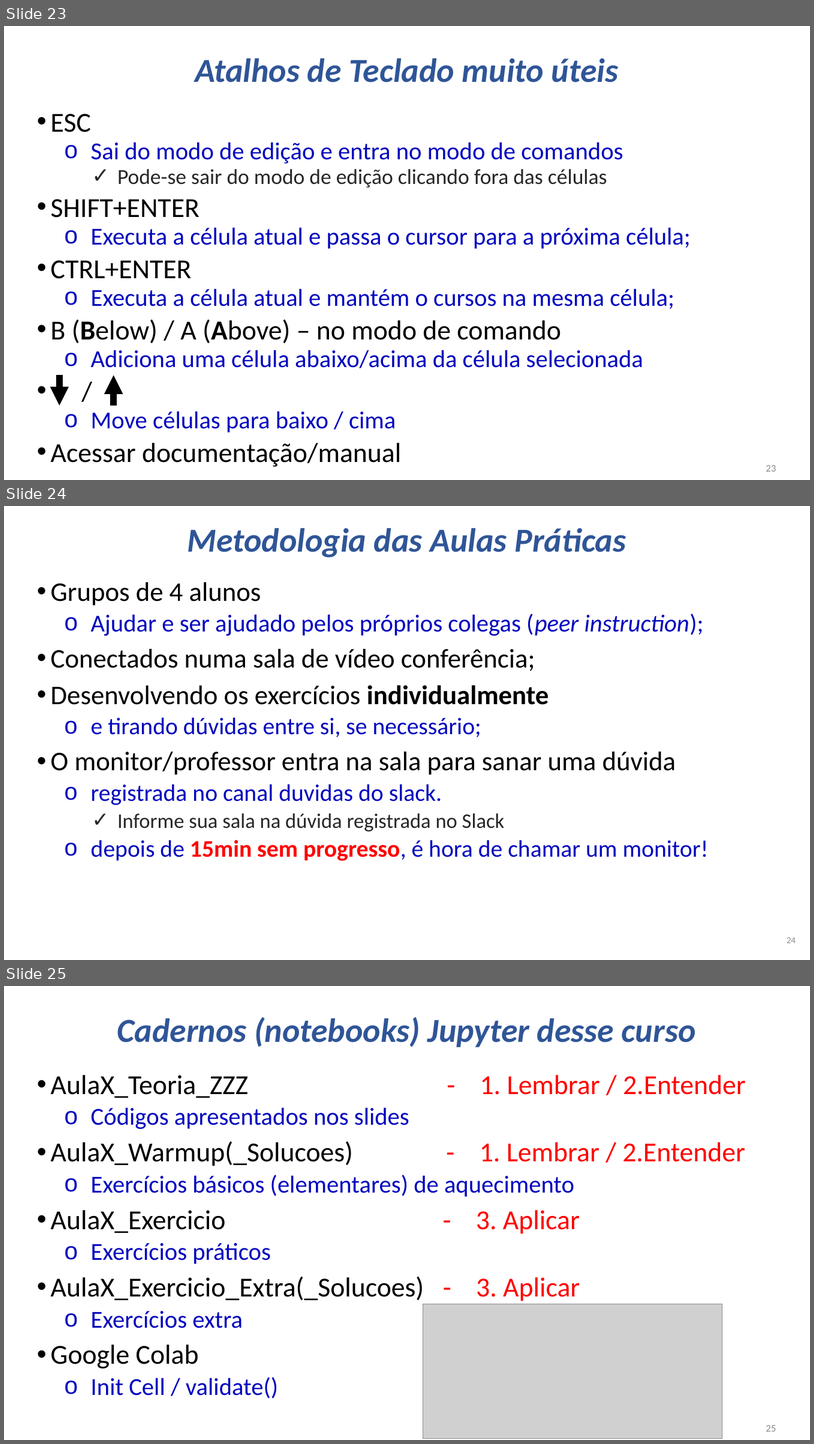
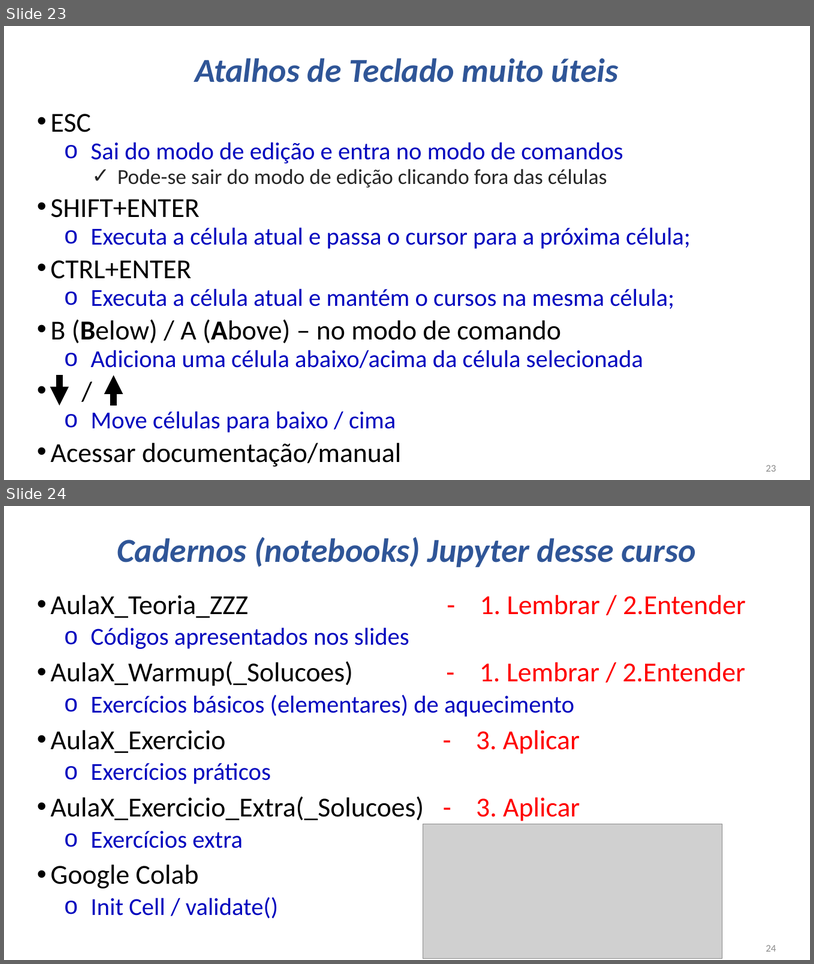
Before and after one commit to fabriciosantana/mcdia-python, a slide deck: Aulas/Aula2/Aula02_Python_Parte1.pptx. Shown one above the other, each under a label of ours: slides 23, 24 and 25 before the commit, slides 23 and 24 after it. The pictures are 814x1444 and 814x964 pixels, drawn with LibreOffice and Linux fonts; fonts in the diff are those of the drawing; grey boxes stand for pictures. Boxes give left, top, right and bottom in pixels: in the first picture for what was removed or moved away, otherwise in the second. Text is boxed around its words. In the diff, an @@ line names an element or a change of style, - is before the commit and + after.

```diff
--- a/Aulas/Aula2/Aula02_Python_Parte1.pptx
+++ b/Aulas/Aula2/Aula02_Python_Parte1.pptx
@@ slide 24 removed at bbox=[4, 506, 810, 960], background #FFFFFF @@
@@ title removed at bbox=[188, 528, 627, 558] @@
-Metodologia das Aulas Práticas
@@ text removed at bbox=[51, 582, 709, 861] @@
-• Grupos de 4 alunos
-  o Ajudar e ser ajudado pelos próprios colegas (peer instruction);
-• Conectados numa sala de vídeo conferência;
-• Desenvolvendo os exercícios individualmente
-  o e tirando dúvidas entre si, se necessário;
-• O monitor/professor entra na sala para sanar uma dúvida
-  o registrada no canal duvidas do slack.
-    ✓ Informe sua sala na dúvida registrada no Slack
-  o depois de 15min sem progresso, é hora de chamar um monitor!
@@ page number removed at bbox=[787, 937, 796, 943] @@
-24
@@ what was slide 25 is now slide 24 @@
@@ page number at bbox=[766, 945, 776, 951]: text changed @@
-25
+24
```
Also in this commit, not shown: 3 slides changed, 1 other file.
